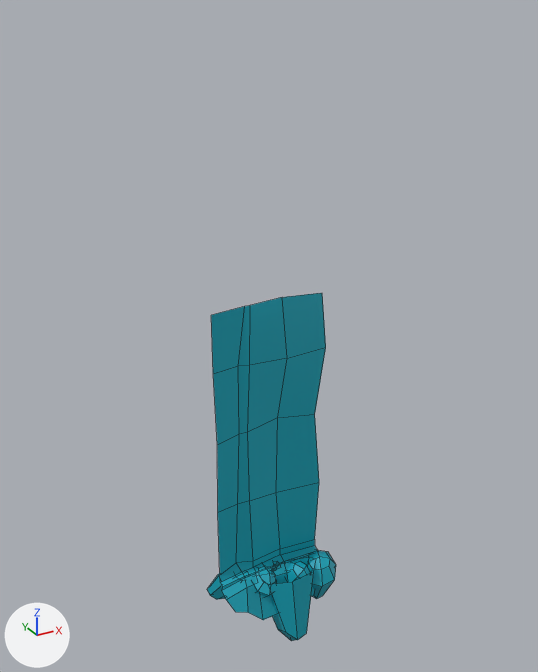
The FBX model New Unity Project/Assets/3D Assets/Roof_sml_modul.fbx: old version first, new version second.
Rendered twice from a 50 mm lens placed at (-0.0413, -0.0732, 0.0591), pointed at (0.0005, 0.0028, 0.0211). The lights are fixed; the arrows at lower left show +X, +Y and +Z. Mesh edges are drawn as thin lines. Where no turn or scale is listed for an object, it has been applied to the vertices.

Names of what the first picture shows: 'Roof_Sml_Modul'.
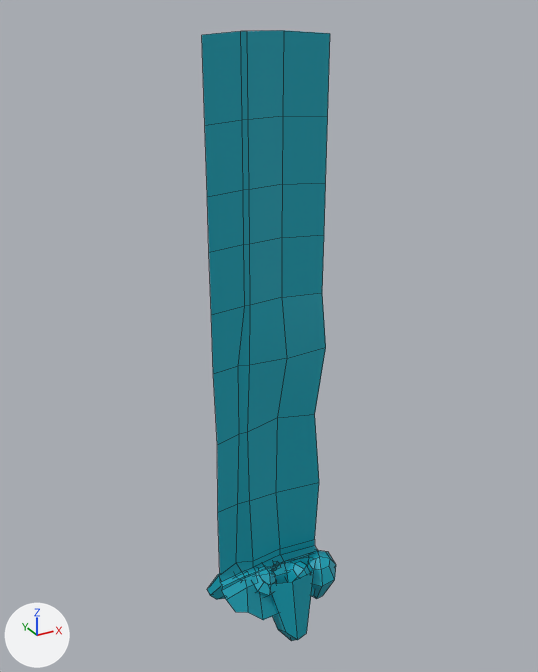
The newer file is also turned or shifted as a whole; pictures and numbers use the older file's frame.

Location of each change, [x1, y1, x2, y2] in pixels of the pictures (538 x 672 px):
'Roof_Sml_Modul', reshaped (75% taller): before [207, 293, 336, 641]; after [202, 30, 336, 641]
part 1 of me_mesh, added (cyan): after [202, 30, 330, 315]

What changed in the scene script:
```text
Change me_mesh:
    used by ob_roof_sml_modul; location = (0.0, 0.0, 0.0)
    remove me_mesh.from_pydata(...)  # 275 vertices, 240 faces; spans x -0.009..0.009, y -0.0044..0.0044, z -0.0269..0.0269
    add me_mesh.from_pydata(...)  # 295 vertices, 256 faces; spans x -0.009..0.009, y -0.0044..0.0044, z -0.0269..0.057
    me_mesh part 1
    15 vertices are added at x -0.0085..0.0069, y 0.0004..0.0009, z 0.0341..0.057
    5 new vertices lie (0.0, 0.0, 0.0076) away from vertices in x -0.0085..0.0069, y 0.0004..0.0009, z 0.0265..0.0407
    16 new faces join them
```
